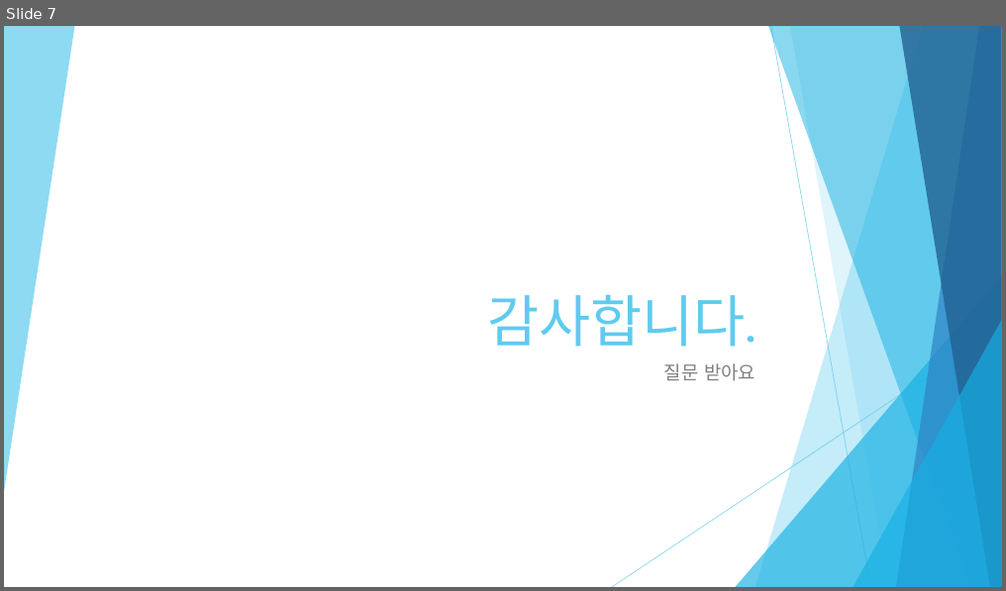
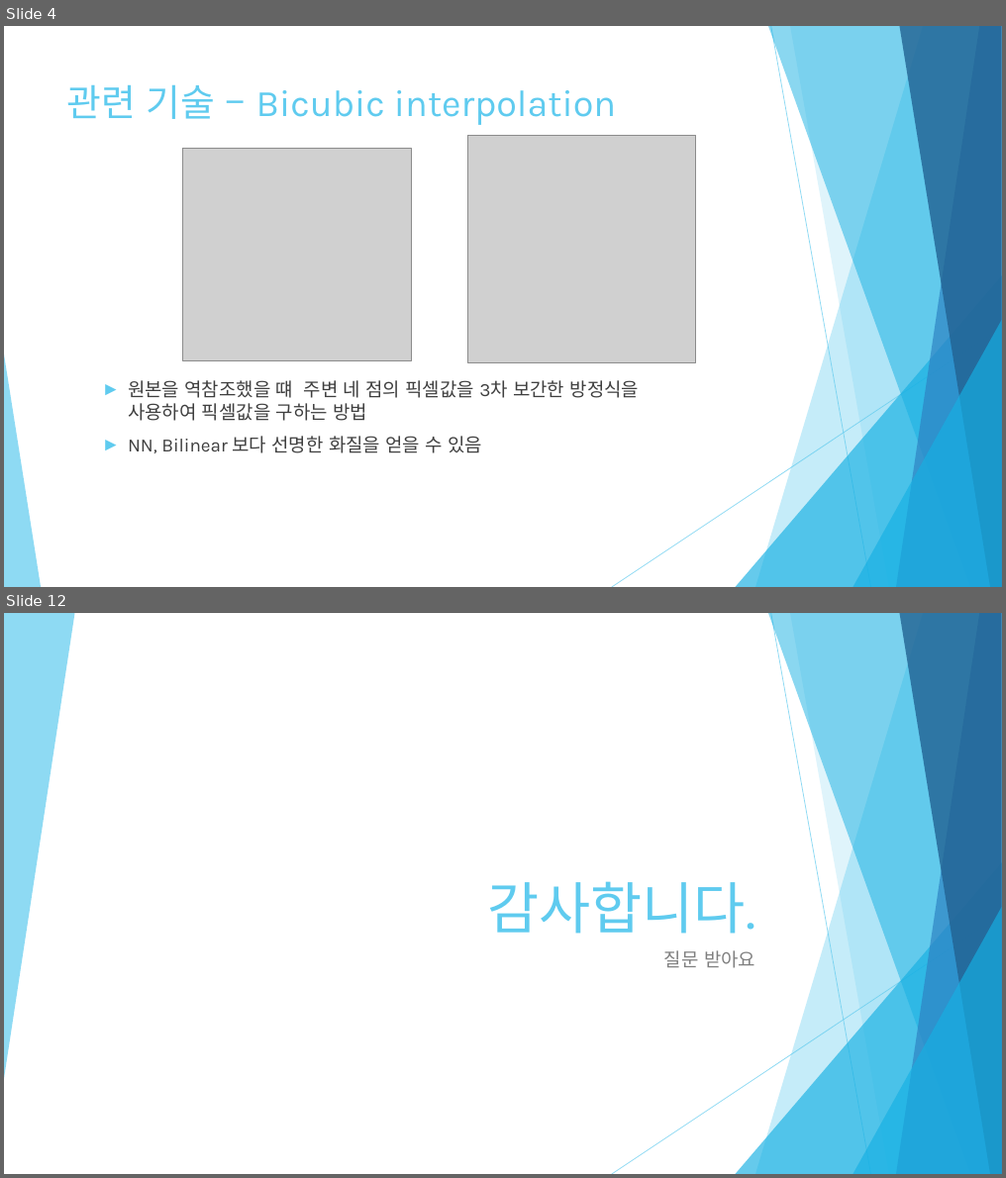
Before and after one commit to Refstop/Digital_Image_Process, a slide deck: term_project/report/DIP_Term_Project.pptx. Shown one above the other, each under a label of ours: slide 7 before the commit, slides 4 and 12 after it; the slides between them are not shown. The pictures are 1006x591 and 1006x1178 pixels, drawn with LibreOffice and Linux fonts; fonts in the diff are those of the drawing; grey boxes stand for pictures. Boxes give left, top, right and bottom in pixels: in the first picture for what was removed or moved away, otherwise in the second. Text is boxed around its words. In the diff, an @@ line names an element or a change of style, - is before the commit and + after.

```diff
--- a/term_project/report/DIP_Term_Project.pptx
+++ b/term_project/report/DIP_Term_Project.pptx
@@ slide 4 added at (4,26,1002,587), background #FFFFFF; not listed: 9 template elements that a slide beside it also shows @@
@@ title added at (67,85,616,125), 36 pt, text #5FCBEF @@
+관련 기술 – Bicubic interpolation
@@ picture added at (468,135,696,364) @@
@@ picture added at (183,148,411,362) @@
@@ triangle added at (4,355,41,587), fill #5FCBEF at 70% opacity @@
@@ text added at (128,380,640,454), 18 pt, text #3F3F3F @@
+► 원본을 역참조했을 떄 주변 네 점의 픽셀값을 3차 보간한 방정식을 사용하여 픽셀값을 구하는 방법
+► NN, Bilinear 보다 선명한 화질을 얻을 수 있음
@@ what was slide 7 is now slide 12 @@
```
Also in this commit, not shown: 2 slides changed, 8 other slides added, 4 slides removed, 19 other files.
